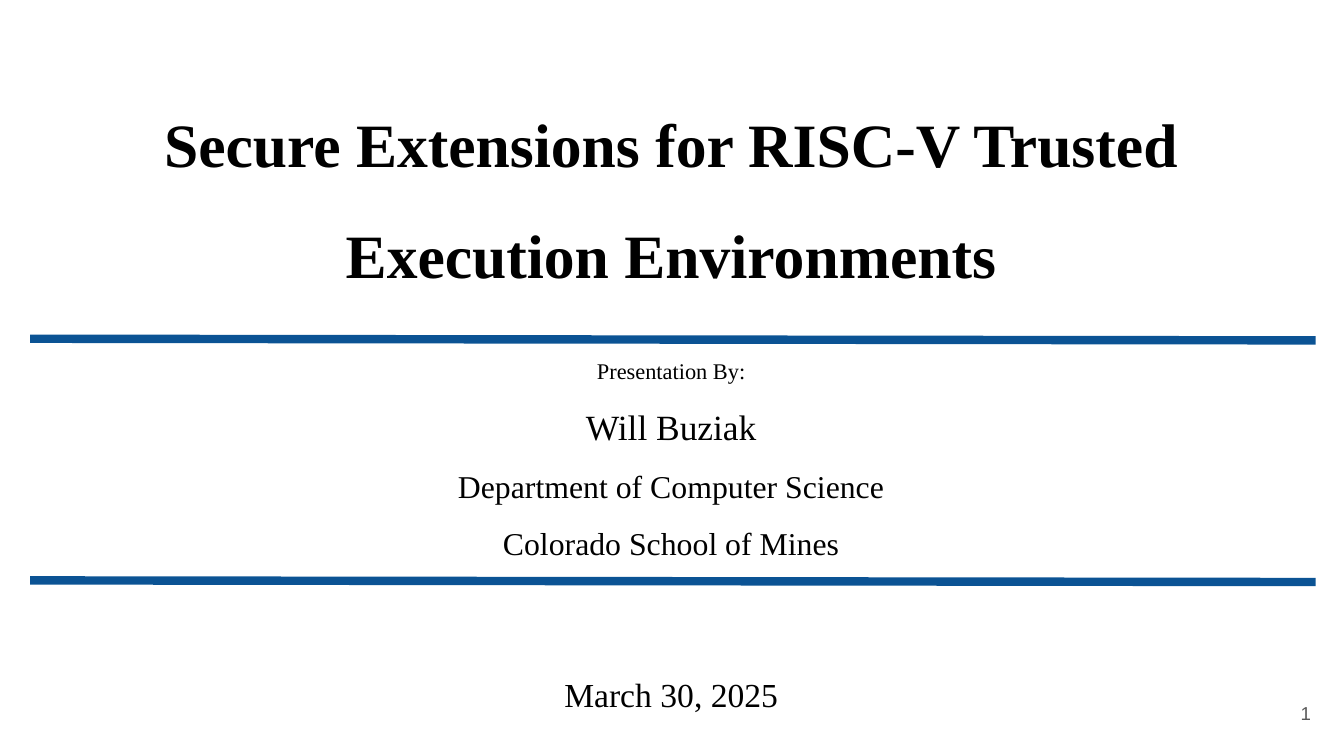
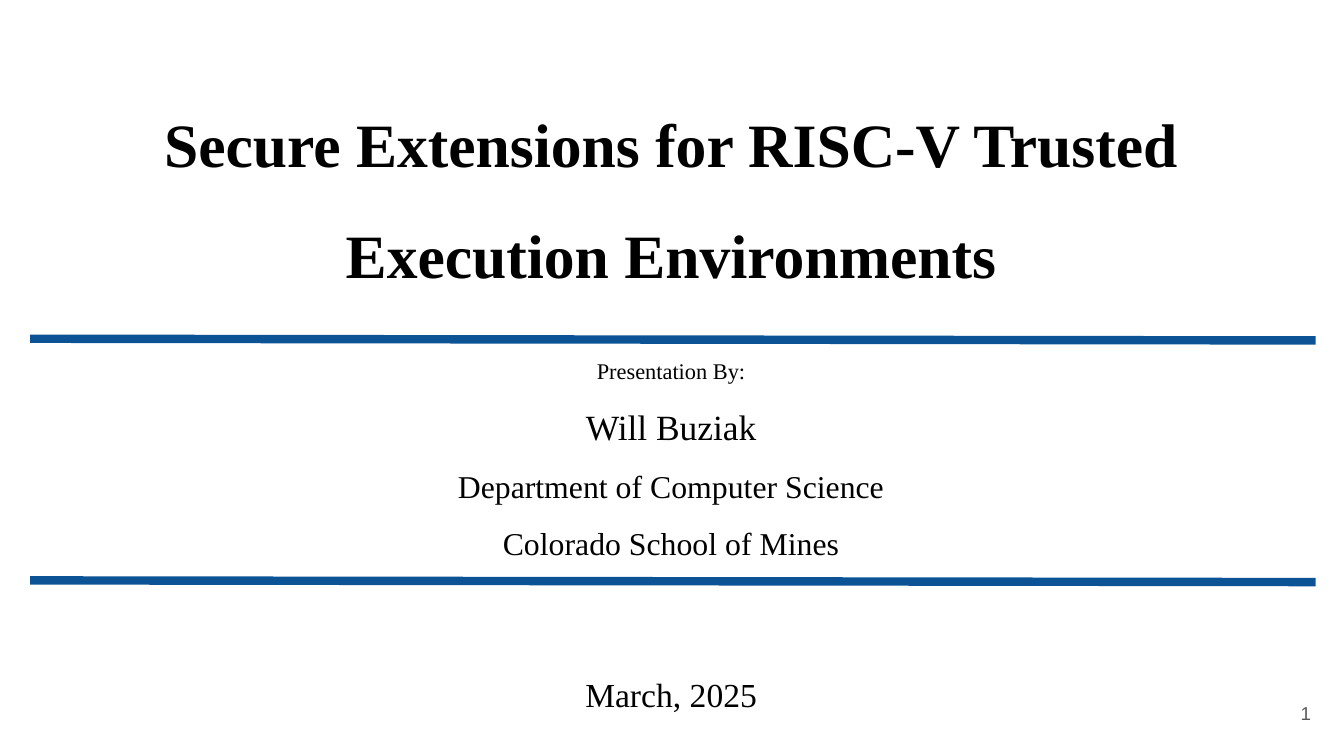
Before and after one commit to wbuz24/grad-research, a slide deck: slide 1 of presentations/YARCH25_lightning.pptx. Drawn at 1344x756 pixels with LibreOffice and Linux fonts; fonts in the diff are those of the drawing. Boxes give left, top, right and bottom in pixels: in the first picture for what was removed or moved away, otherwise in the second. Text is boxed around its words. In the diff, an @@ line names an element or a change of style, - is before the commit and + after.

Commit message:
presentations

```diff
--- a/presentations/YARCH25_lightning.pptx
+++ b/presentations/YARCH25_lightning.pptx
@@ text at <box>585,683,757,712</box>: text changed @@
-March 30, 2025
+March, 2025
```
Also in this commit, not shown: 1 other file.
